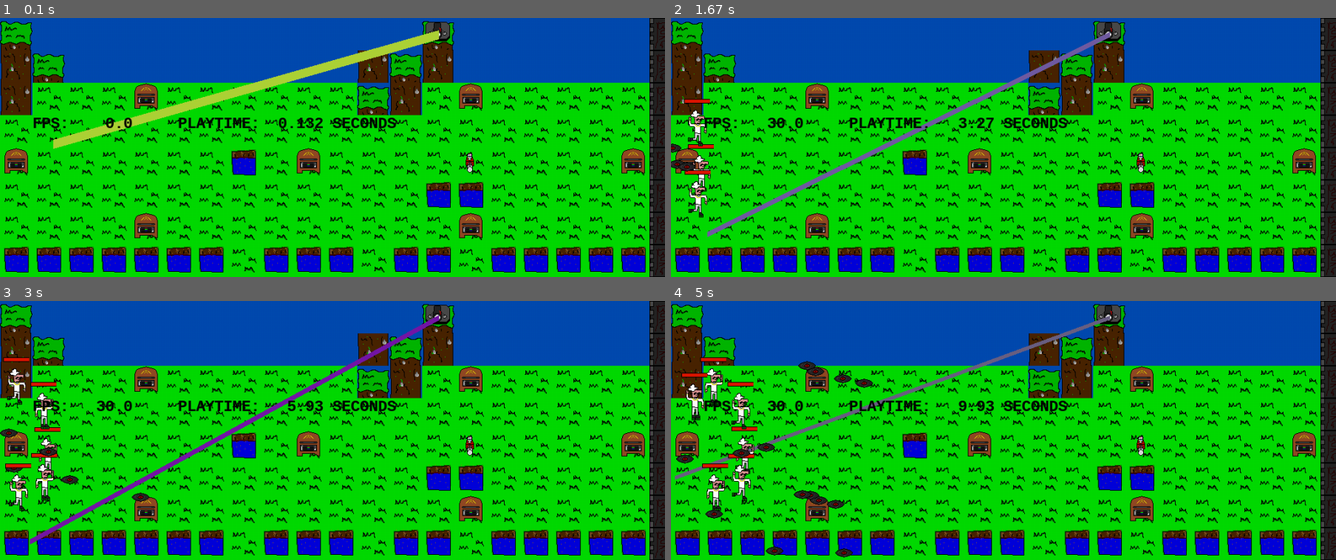
Above: before the commit, frames 1-4 (two rows, left to right).
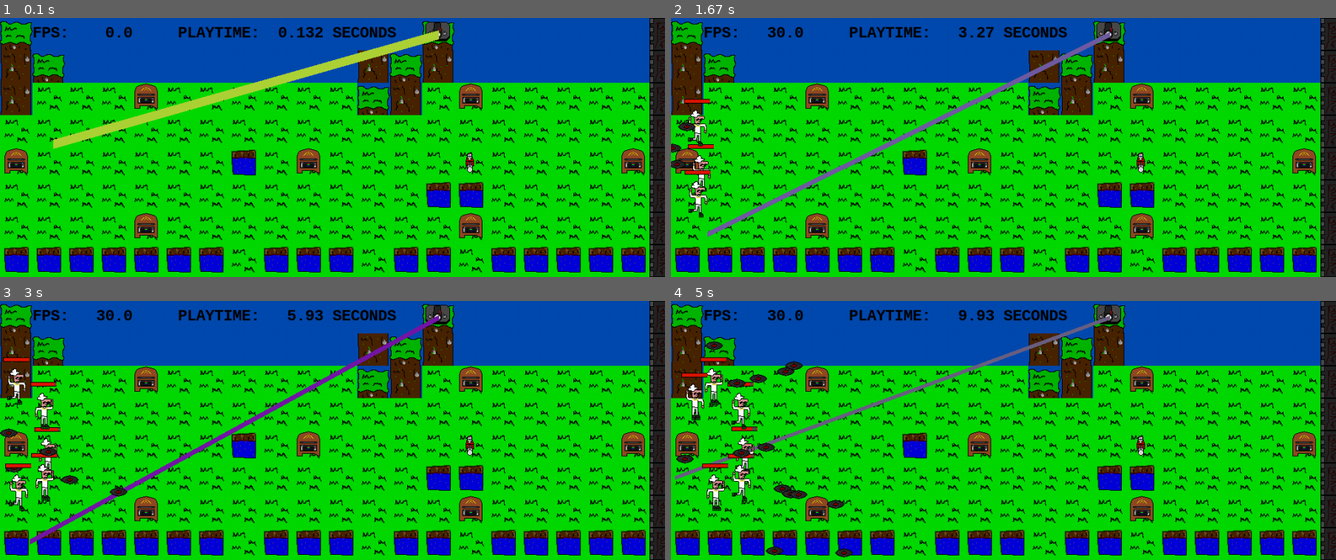
Above: after the commit, the same moments.

Repository: ferrisvienna/Disco_Defense
Game: pygame game, started from discodefense.py
Same seed, same stepped clock (60 frames per second), same inputs: the game is played once before the commit and once after it.
Inputs:
- Up to frame 1 (0.1 s): no input
- Up to frame 2 (1.67 s): no input
- Up to frame 3 (3 s): no input
- Up to frame 4 (5 s): no input

The runs differ from the first frame. In frame 1, 1.8% of the frame differs, in the area x 5-60%, y 3-43%; in frame 2, 1.9%; in frame 3, 1.9%; in frame 4, 2.7%, in the area x 5-60%, y 3-85%.

Commit message:
monster takes damage correctly from disc

Diff:
--- a/discodefense.py
+++ b/discodefense.py
@@ -156,7 +156,7 @@
             self.pos[0] += self.dx * seconds
             self.pos[1] += self.dy * seconds
             if Fragment.gravity:
-                self.dy += FORCE_OF_GRAVITY # gravity suck fragments down
+                self.dy += Game.FORCE_OF_GRAVITY # gravity suck fragments down
             self.rect.centerx = round(self.pos[0],0)
             self.rect.centery = round(self.pos[1],0)
 
@@ -327,7 +327,7 @@
                 self.hitpoints=0
             if self.getChar()=="e":
                 self.hitpoints=0
-                Game.lives-=1
+                Game.LIVES-=1
             if self.getChar()=="h":
                 self.nomove = True
             self.dy=random.randint(-10, 10)
@@ -488,9 +488,18 @@
                                 target=random.choice(targetlist)
                                 print("taget gefunden{}".format(target.pos) )
                                 #schuss
+                                #  fliegt nur nach rechts unten
+                                if target.pos[0]> x:
+                                    xsign = 1
+                                else:
+                                    xsign = -1
+                                if target.pos[1]> y:
+                                    ysign = 1
+                                else:
+                                    ysign = -1
                                 DiscProjectile((x,y),
-                                   self.game.DISCMAXSPEED*((target.pos[0]-x)/dist)**2,
-                                   self.game.DISCMAXSPEED*((target.pos[1]-y)/dist)**2)
+                                   xsign*self.game.DISCMAXSPEED*((target.pos[0]-x)/dist)**2,
+                                   ysign*self.game.DISCMAXSPEED*((target.pos[1]-y)/dist)**2)
                             else:
                                 print("No target found")
                         if self.game.fleckanim[z] > 5:
@@ -501,6 +510,12 @@
                     x=0
 
 
+            # monster take damage from disc
+            for mymonster in self.monstergroup:
+                crashgroup = pygame.sprite.spritecollide(mymonster, self.projectilegroup, False) # true würde dich löschen
+                for myprojectile in crashgroup:
+                      mymonster.hitpoints-=0.50 # test for collision with bullet
+
             # laser
             #ferris laserkanonenstrahl hier reincoden
             pygame.draw.line(self.screen,(random.randint(0,255),random.randint(0,255),
@@ -521,7 +536,7 @@
         """
         fw, fh = self.font.size(text)
         surface = self.font.render(text, True, (0, 0, 0))
-        self.screen.blit(surface, (50,150))
+        self.screen.blit(surface, (50,10))
 
 
 
